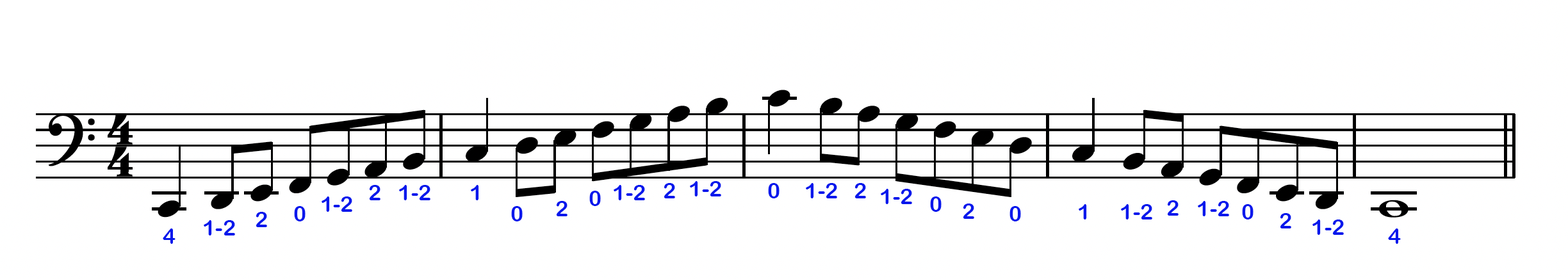
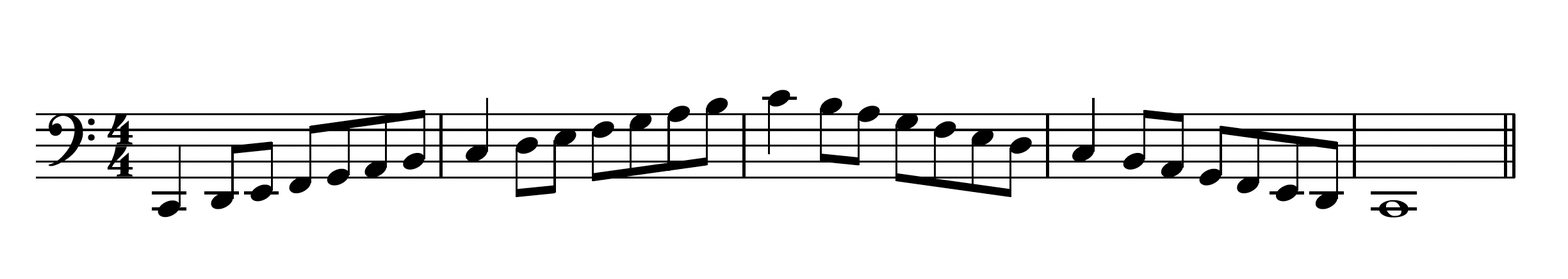
Two versions of the same layered image (1568x279). Layer-by-layer changes:
hid "4" (1st of 2) over (1388, 228, 1401, 245)
hid "4" (2nd of 2) over (162, 228, 176, 245)
hid "2" (1st of 8) over (962, 203, 975, 220)
hid "2" (2nd of 8) over (555, 201, 568, 217)
hid "1-2" (1st of 10) over (880, 188, 913, 205)
hid "1-2" (2nd of 10) over (1312, 219, 1344, 236)
hid "1-2" (3rd of 10) over (1197, 201, 1230, 217)
hid "1-2" (4th of 10) over (613, 185, 646, 201)
hid "1-2" (5th of 10) over (805, 183, 838, 199)
hid "1-2" (6th of 10) over (689, 181, 722, 197)
hid "1-2" (7th of 10) over (1120, 204, 1153, 220)
hid "1-2" (8th of 10) over (399, 185, 431, 201)
hid "2" (3rd of 8) over (1279, 213, 1292, 229)
hid "2" (4th of 8) over (854, 183, 866, 199)
hid "2" (5th of 8) over (663, 183, 676, 199)
hid "2" (6th of 8) over (1167, 200, 1179, 216)
hid "2" (7th of 8) over (368, 185, 381, 201)
hid "1-2" (9th of 10) over (321, 196, 353, 213)
hid "0" (1st of 7) over (767, 183, 780, 199)
hid "0" (2nd of 7) over (930, 196, 942, 213)
hid "0" (3rd of 7) over (589, 190, 601, 207)
hid "0" (4th of 7) over (1241, 204, 1254, 220)
hid "2" (8th of 8) over (255, 212, 268, 228)
hid "1-2" (10th of 10) over (203, 220, 236, 236)
…and 5 more changes (5 visibility)
